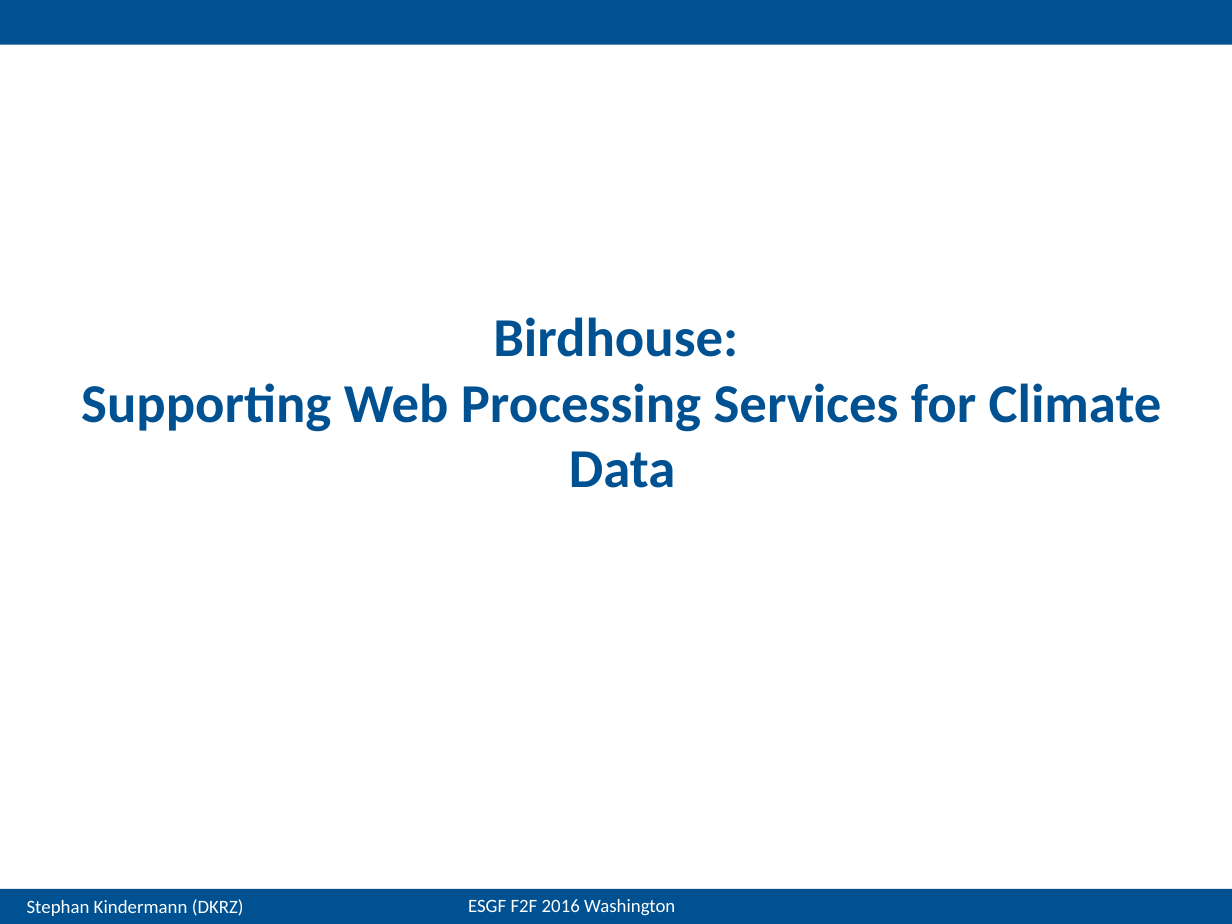
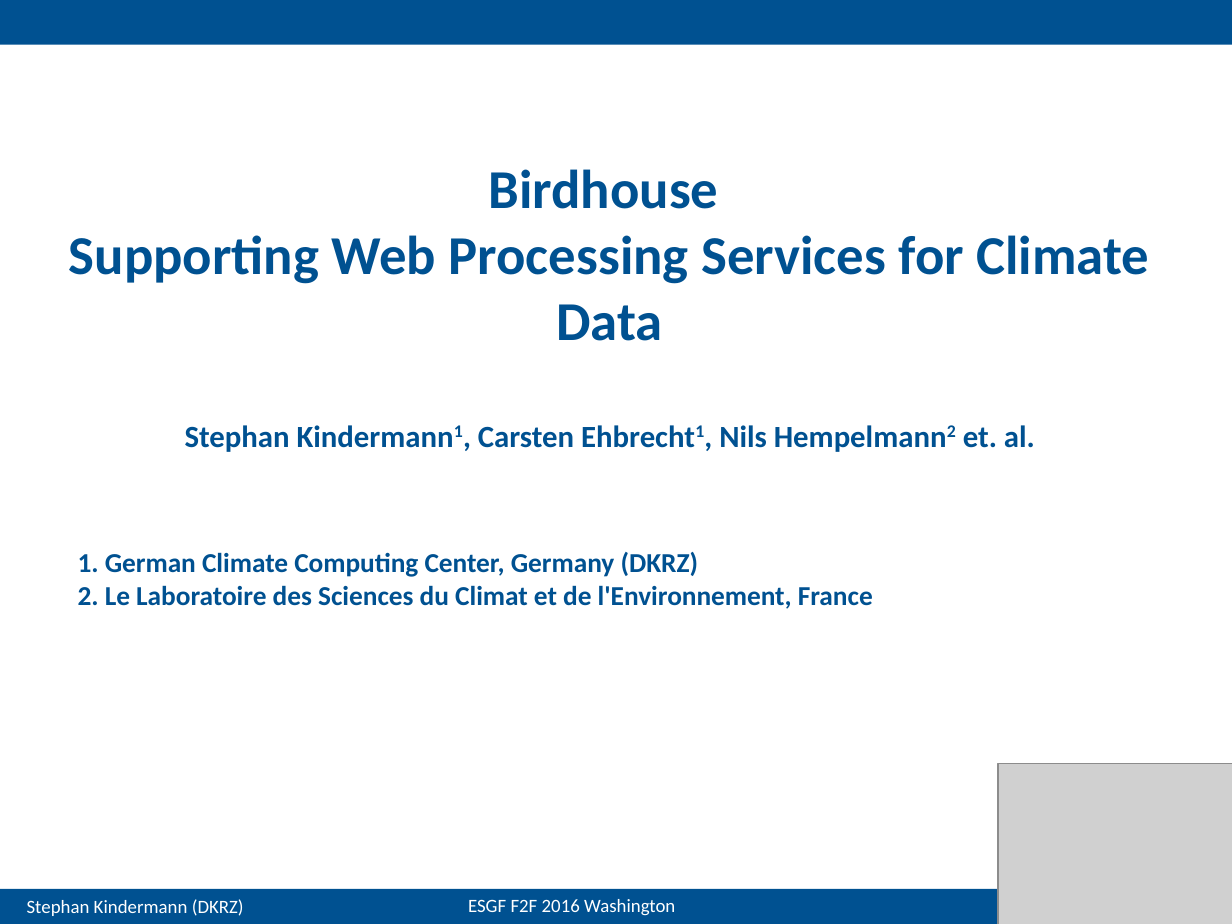
Before and after one commit to bird-house/birdhouse-docs, a slide deck: slide 1 of slides/birdhouse-esgf-f2f-2016/birdhouse-esgf-f2f-2016_dkrz.odp. Drawn at 1232x924 pixels with LibreOffice and Linux fonts; fonts in the diff are those of the drawing; grey boxes stand for pictures; background and template pictures are left out. Boxes give left, top, right and bottom in pixels: in the first picture for what was removed or moved away, otherwise in the second. Text is boxed around its words. In the diff, an @@ line names an element or a change of style, - is before the commit and + after.

```diff
--- a/slides/birdhouse-esgf-f2f-2016/birdhouse-esgf-f2f-2016_dkrz.odp
+++ b/slides/birdhouse-esgf-f2f-2016/birdhouse-esgf-f2f-2016_dkrz.odp
@@ title at (69, 169, 1149, 452): text changed; size 32 to 18 pt @@
-Birdhouse:
-Supporting Web Processing Services for Climate Data
+Birdhouse
+Supporting Web Processing Services for Climate Data
+Stephan Kindermann1, Carsten Ehbrecht1, Nils Hempelmann2 et. al.
@@ text added at (78, 552, 873, 609), 16 pt, text #005191, bold @@
+1. German Climate Computing Center, Germany (DKRZ)
+2. Le Laboratoire des Sciences du Climat et de l'Environnement, France
@@ picture added at (998, 764, 1232, 924) @@
```
Also in this commit, not shown: 19 other slides changed, 2 slides added, 1 slide removed.
